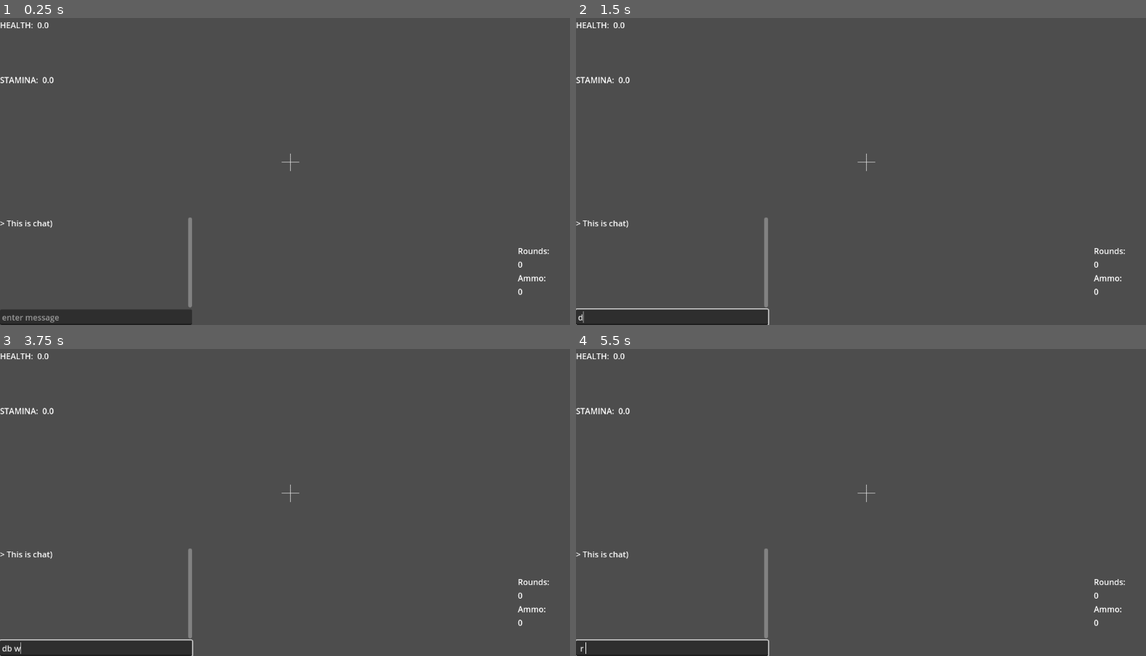
Above: before the commit, frames 1-4 (two rows, left to right).
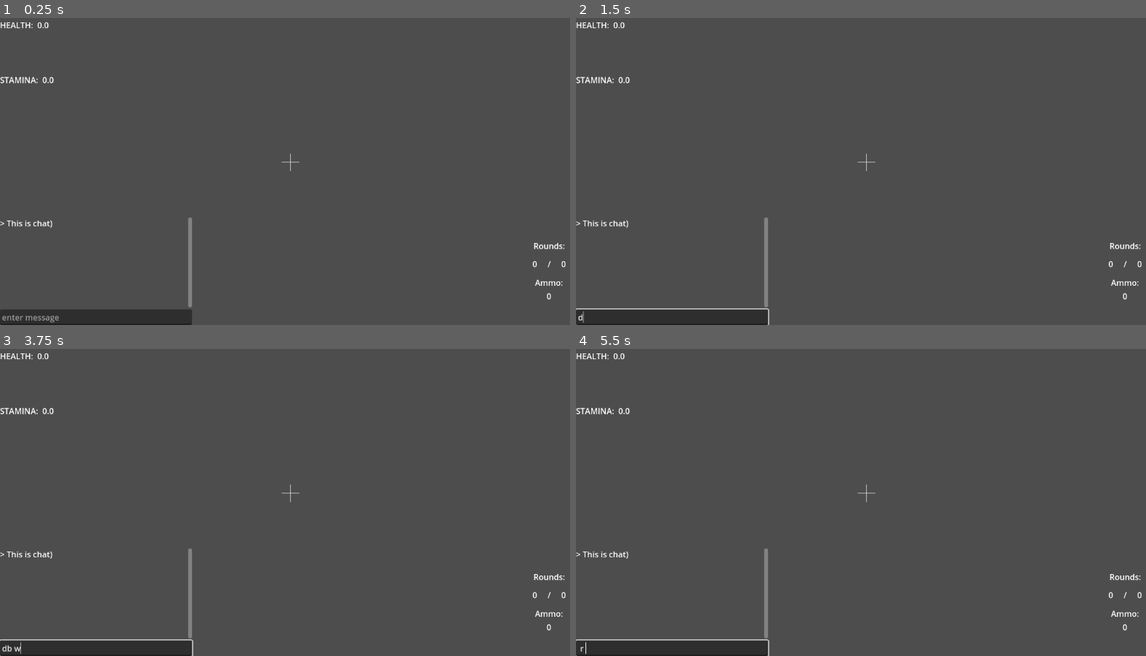
Above: after the commit, the same moments.

Repository: FVT34U/noaprime
Game: Godot game, scene res://characters/Player/HUD.tscn
Two runs of this game, one before a commit and one after it. Both use one fixed random seed, a clock stepped at 60 frames per second and the inputs below. This scene is started directly instead of the project's main scene.
Inputs (mouse positions are in pixels of both pictures, inside the frame that each line leads up to):
- Up to frame 1 (0.25 s): no input
- Up to frame 2 (1.5 s): click (672, 315) at 0.52 s; type "12" at 0.6 s; tap Enter (enter) at 1.25 s; move the mouse to (992, 146) at 1.27 s; press the mouse at (992, 146) at 1.28 s; hold D (move_right) from 1.28 s (still down)
- Up to frame 3 (3.75 s): tap Space (jump) at 1.52, 2, 2.27, 3.5 s; move the mouse to (176, 508) at 2.02 s; release D (move_right) at 2.03 s; release the mouse at (176, 508) at 2.03 s; hold S (move_back) 2.03-2.78 s; right-click (176, 508) at 2.1 s; click (176, 508) at 2.3 s; tap Enter (enter) at 2.75 s; move the mouse to (347, 422) at 2.77 s; press the mouse at (347, 422) at 2.78 s; hold D (move_right) 2.78-3.53 s; tap B (change_shooting_mode) at 2.85 s; move the mouse to (262, 557) at 3.52 s; release the mouse at (262, 557) at 3.53 s; hold W (move_forward) from 3.53 s (still down); tap Ctrl (crouch) at 3.6 s
- Up to frame 4 (5.5 s): tap Space (jump) at 3.77, 4.52, 5.27 s; click (838, 557) at 3.8 s; tap Enter (enter) at 4.25 s; move the mouse to (1043, 542) at 4.27 s; release W (move_forward) at 4.28 s; hold Enter (enter) 4.28-5.03 s; hold A (move_left) from 4.28 s (still down); click (1043, 542) at 4.55 s; tap R (reload) at 4.9 s; move the mouse to (690, 444) at 5.02 s; click (690, 444) at 5.1 s

The runs differ from the first frame. In frame 1, 0.3% of the frame differs, in the area x 90-100%, y 73-92%; in frame 2, 0.3%; in frame 3, 0.3%; in frame 4, 0.3%.
Error before the commit: Invalid access to property or key 'health_component' on a base object of type 'Window'. (res://characters/Player/HUDController.gd:58)
Error after the commit: Invalid access to property or key 'health_component' on a base object of type 'Window'. (res://characters/Player/HUDController.gd:60)

Commit message:
fix: ammo/rounds/clip math working properly; feature: clip size on HUD

Diff:
--- a/characters/Player/HUD.tscn
+++ b/characters/Player/HUD.tscn
@@ -154,18 +154,41 @@
 [node name="Label" type="Label" parent="Interface/VBoxContainer/HBoxContainer/HBoxContainer/VBoxContainer"]
 layout_mode = 2
 text = "Rounds:"
-
-[node name="CurRounds" type="Label" parent="Interface/VBoxContainer/HBoxContainer/HBoxContainer/VBoxContainer"]
-layout_mode = 2
+horizontal_alignment = 1
+
+[node name="HBoxContainer" type="HBoxContainer" parent="Interface/VBoxContainer/HBoxContainer/HBoxContainer/VBoxContainer"]
+layout_mode = 2
+size_flags_vertical = 3
+
+[node name="CurRounds" type="Label" parent="Interface/VBoxContainer/HBoxContainer/HBoxContainer/VBoxContainer/HBoxContainer"]
+layout_mode = 2
+size_flags_horizontal = 3
 text = "0"
+horizontal_alignment = 2
+vertical_alignment = 1
+
+[node name="Delimeter" type="Label" parent="Interface/VBoxContainer/HBoxContainer/HBoxContainer/VBoxContainer/HBoxContainer"]
+layout_mode = 2
+size_flags_horizontal = 3
+text = "/"
+horizontal_alignment = 1
+vertical_alignment = 1
+
+[node name="ClipSize" type="Label" parent="Interface/VBoxContainer/HBoxContainer/HBoxContainer/VBoxContainer/HBoxContainer"]
+layout_mode = 2
+size_flags_horizontal = 3
+text = "0"
+vertical_alignment = 1
 
 [node name="Label2" type="Label" parent="Interface/VBoxContainer/HBoxContainer/HBoxContainer/VBoxContainer"]
 layout_mode = 2
 text = "Ammo:"
+horizontal_alignment = 1
 
 [node name="CurStoredAmmo" type="Label" parent="Interface/VBoxContainer/HBoxContainer/HBoxContainer/VBoxContainer"]
 layout_mode = 2
 text = "0"
+horizontal_alignment = 1
 
 [node name="Control2" type="Control" parent="Interface/VBoxContainer/HBoxContainer/HBoxContainer/VBoxContainer"]
 layout_mode = 2
--- a/characters/Player/HUDController.gd
+++ b/characters/Player/HUDController.gd
@@ -12,9 +12,11 @@
 @onready var stamina_value_label = \
 $Interface/VBoxContainer/Control/HBoxContainer/Control/HBoxContainer2/StaminaValue
 @onready var cur_rounds_value = \
-$Interface/VBoxContainer/HBoxContainer/HBoxContainer/VBoxContainer/CurRounds
+$Interface/VBoxContainer/HBoxContainer/HBoxContainer/VBoxContainer/HBoxContainer/CurRounds
 @onready var cur_stored_ammo_value = \
 $Interface/VBoxContainer/HBoxContainer/HBoxContainer/VBoxContainer/CurStoredAmmo
+@onready var cur_clip_size_value = \
+$Interface/VBoxContainer/HBoxContainer/HBoxContainer/VBoxContainer/HBoxContainer/ClipSize
 
 @onready var interface = $Interface
 @onready var crosshair = $Crosshair
@@ -74,6 +76,11 @@
 	.weapon_component\
 	.stored_ammo_value_changed\
 	.connect(_on_stored_ammo_value_changed)
+
+	controller\
+	.weapon_component\
+	.clip_size_value_changed\
+	.connect(_on_clip_size_value_changed)
 
 	#queue_redraw()
 
@@ -136,3 +143,6 @@
 
 func _on_stored_ammo_value_changed(new_stored_ammo: int):
 	cur_stored_ammo_value.set_text(str(new_stored_ammo))
+
+func _on_clip_size_value_changed(new_clip_size: int):
+	cur_clip_size_value.set_text(str(new_clip_size))
--- a/characters/Player/WeaponComponent.gd
+++ b/characters/Player/WeaponComponent.gd
@@ -20,9 +20,11 @@
 
 var can_shoot = false
 var is_reloading = false
+var can_reload = true
 
 signal rounds_value_changed(rounds_new_val: int)
 signal stored_ammo_value_changed(stored_ammo_new_value: int)
+signal clip_size_value_changed(clip_size_new_value: int)
 
 
 func enable_shooting():
@@ -30,6 +32,14 @@
 
 func disable_shooting():
 	can_shoot = false
+
+func enable_reloading():
+	can_reload = true
+	is_reloading = false
+
+func disable_reloading():
+	can_reload = false
+	is_reloading = false
 
 
 func have_gun() -> bool:
@@ -50,11 +60,6 @@
 	var end = origin + \
 		controller.camera.project_ray_normal(screen_center) * \
 		get_gun().max_range
-
-	# Debug ray from start to end point translated to screen coords
-	#controller.hud.start = controller.camera.unproject_position(origin)
-	#controller.hud.end = controller.camera.unproject_position(end)
-	#controller.hud.queue_redraw()
 
 	# shooting to any object and create an impact
 	var obj_query = PhysicsRayQueryParameters3D.create(
@@ -117,29 +122,52 @@
 			collider.rpc("take_damage", dmg.to_dict())
 
 func _shoot_handle():
+	if cur_rounds <= 0:
+		reload()
+		return
+
 	rpc("shoot", multiplayer.get_unique_id())
-	can_shoot = false
+	disable_shooting()
 	fire_rate_timer.start(get_gun().fire_rate)
 	cur_rounds -= 1
 	rounds_value_changed.emit(cur_rounds)
-	if cur_rounds <= 0:
-		can_shoot = false
-		is_reloading = true
-		reload_timer.start(get_gun().reload_time)
 
 
 func reload():
-	can_shoot = false
+	if not can_reload: return
+
+	disable_shooting()
 	is_reloading = true
 	reload_timer.start(get_gun().reload_time)
 
 
-func _unhandled_input(event):
+func _ready():
 	if not is_multiplayer_authority(): return
 
+	controller.death.connect(_on_death)
+	controller.respawn.connect(_on_respawn)
+
+	clip_size = get_gun().clip_size
+	cur_rounds = clip_size
+
+	reload()
+
+	await get_tree().create_timer(get_gun().reload_time).timeout
+	clip_size_value_changed.emit(clip_size)
+
+
+func _physics_process(delta: float) -> void:
+	if not is_multiplayer_authority(): return
+
 	if not have_gun(): return
 
 	if is_reloading: return
+
+	# Debug add ammo
+	if Input.is_action_just_pressed("debug_add_ammo"):
+		stored_ammo += 20
+		stored_ammo_value_changed.emit(stored_ammo)
+		enable_reloading()
 
 	# Reloading
 	if Input.is_action_just_pressed("reload"):
@@ -162,42 +190,26 @@
 			_shoot_handle()
 
 
-func _ready():
-	if not is_multiplayer_authority(): return
-
-	controller.death.connect(_on_death)
-	controller.respawn.connect(_on_respawn)
-
-	clip_size = get_gun().clip_size
-	cur_rounds = clip_size
-
-	stored_ammo -= clip_size # Need to be expanded for check stored_ammo value before subtraction
-	cur_rounds = clip_size
-
-	await get_tree().create_timer(1).timeout
-	rounds_value_changed.emit(cur_rounds)
-	stored_ammo_value_changed.emit(stored_ammo)
-
-
 func _on_death():
 	disable_shooting()
+	disable_reloading()
 
 func _on_respawn():
 	enable_shooting()
-
+	enable_reloading()
 
 func _on_fire_rate_timer_timeout() -> void:
-	can_shoot = true
-
+	enable_shooting()
 
 func _on_reload_timer_timeout() -> void:
-	can_shoot = true
+	enable_shooting()
 	is_reloading = false
 
 	var restore = clip_size - cur_rounds
 	if stored_ammo - restore <= 0:
 		cur_rounds = cur_rounds + stored_ammo
 		stored_ammo = 0
+		disable_reloading()
 	else:
 		cur_rounds = clip_size
 		stored_ammo -= restore
--- a/project.godot
+++ b/project.godot
@@ -97,6 +97,11 @@
 "events": [Object(InputEventKey,"resource_local_to_scene":false,"resource_name":"","device":-1,"window_id":0,"alt_press …(192 unchanged characters)…
 ]
 }
+debug_add_ammo={
+"deadzone": 0.5,
+"events": [Object(InputEventKey,"resource_local_to_scene":false,"resource_name":"","device":-1,"window_id":0,"alt_pressed":false,"shift_pressed":false,"ctrl_pressed":false,"meta_pressed":false,"pressed":false,"keycode":0,"physical_keycode":72,"key_label":0,"unicode":104,"location":0,"echo":false,"script":null)
+]
+}
 
 [layer_names]
 
--- a/utils/DamageData.gd
+++ b/utils/DamageData.gd
@@ -12,11 +12,13 @@
 static func get_type():
 	return DAMAGE_TYPE
 
+
 func _init(value: float, multiplier: float, type: DAMAGE_TYPE, initiator_id: int):
 	self.value = value
 	self.multiplier = multiplier
 	self.type = type
 	self.initiator_id = initiator_id
+
 
 func to_dict() -> Dictionary:
 	return {
@@ -26,6 +28,7 @@
 		"initiator_id": self.initiator_id,
 	}
 
+
 static func from_dict(dict: Dictionary) -> DamageData:
 	return DamageData.new(
 		dict["value"],
Not shown, changed: meshes/de_dust2.blend.import
Not shown, changed: meshes/floor.blend.import
Not shown, changed: meshes/mercenary_f.blend.import
Not shown, changed: meshes/player.blend.import
